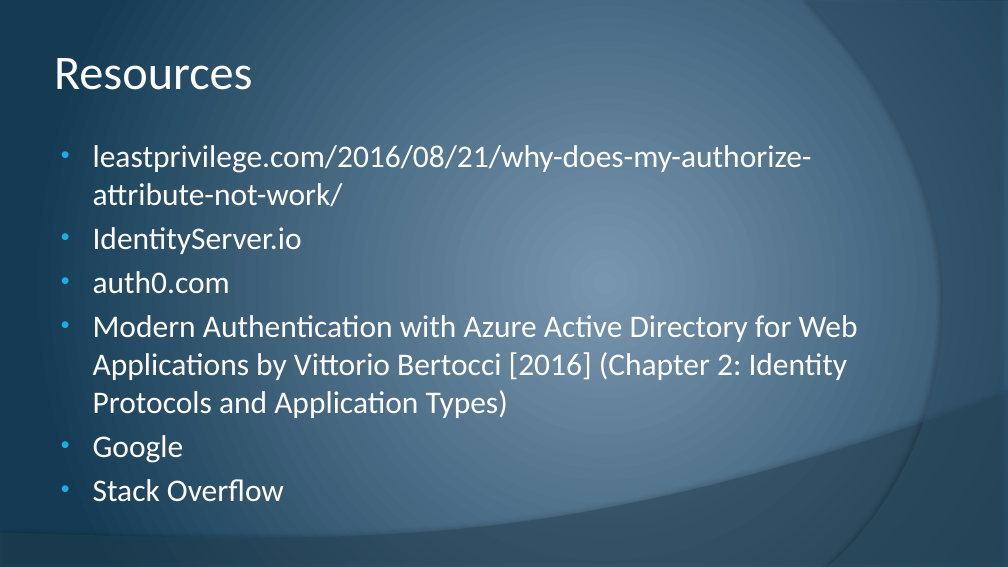
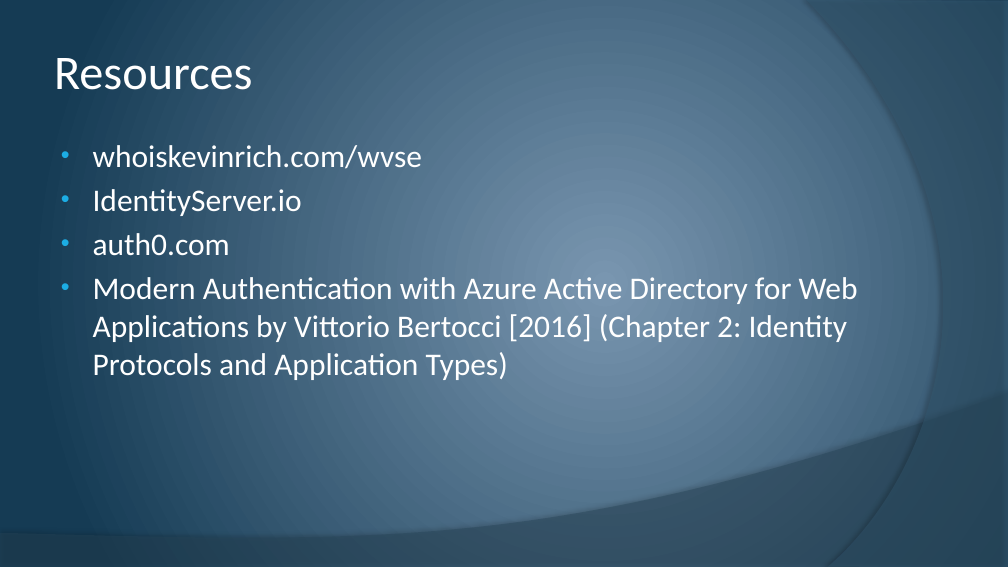
Before and after one commit to whoiskevinrich/WVSE-IdentityServerTalk, a slide deck: slide 3 of 2017-June-WVSE.pptx. Drawn at 1008x567 pixels with LibreOffice and Linux fonts; fonts in the diff are those of the drawing. Boxes give left, top, right and bottom in pixels: in the first picture for what was removed or moved away, otherwise in the second. Text is boxed around its words. In the diff, an @@ line names an element or a change of style, - is before the commit and + after.

Commit message:
Added github repo to resources slide

```diff
--- a/2017-June-WVSE.pptx
+++ b/2017-June-WVSE.pptx
@@ text at <box>93,145,422,169</box>: text changed @@
-• leastprivilege.com/2016/08/21/why-does-my-authorize-attribute-not-work/
+• whoiskevinrich.com/wvse
@@ text at <box>93,435,284,502</box>: paragraphs removed @@
-• Google
-• Stack Overflow
```
